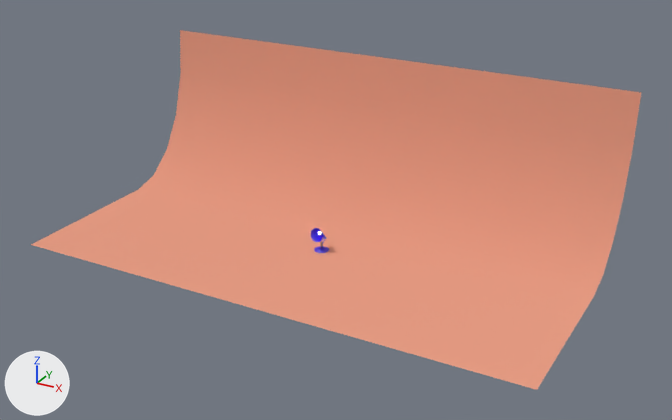
Renders of the Blender file tutorial/section7/lamp.blend from each side of a commit.
Both versions are drawn from a 50 mm camera at (24.34, -42.51, 23.99) aimed at (1.77, -1.49, 3.48). The axes (+X, +Y, +Z) are drawn at lower left. The lights are the same throughout.

Names of what the first picture shows: 'Backdrop'.
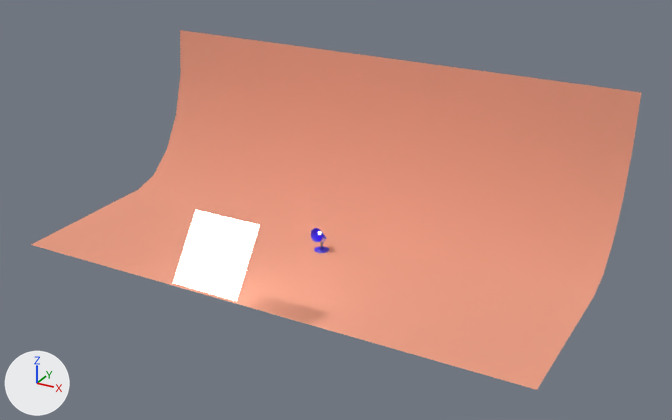
Changed parts and their boxes (x1, y1, x2, y2) in the pictures (672 x 420 px):
```json
{"object": "Window", "change": "shown", "after": [173, 210, 260, 301]}
```

Scene script edits in JSON lines:
```json
{"op": "set", "path": "ob_window.location", "old": "(0.0, -5.8, 4.13)", "new": "(0.0, -10.2, 4.13)"}
{"op": "remove", "block": "ob_window", "code": "ob_window.hide_viewport = True"}
```
